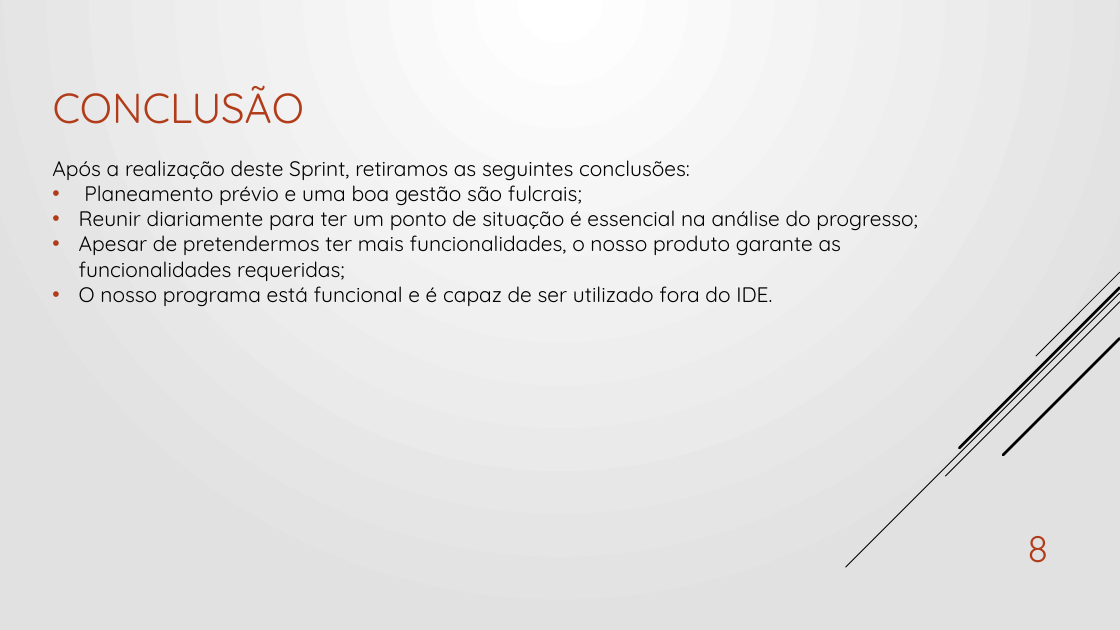
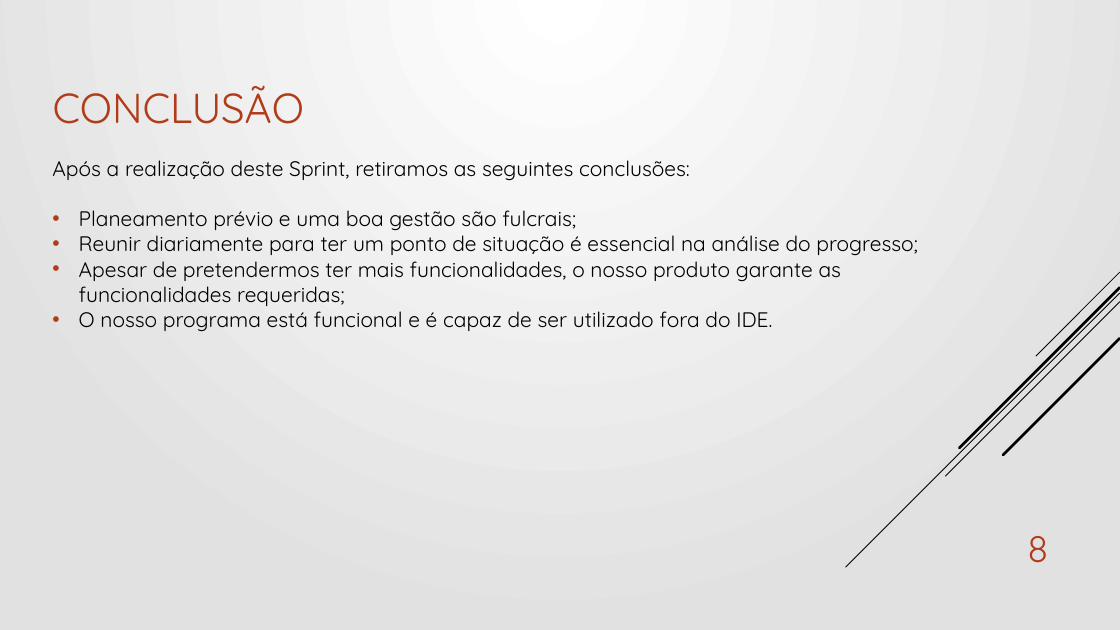
Before and after one commit to bealira18/Helpdesk-aService, a slide deck: slide 8 of Docs/Sprint B/Apresentação SprintB.pptx. Drawn at 1120x630 pixels with LibreOffice and Linux fonts; fonts in the diff are those of the drawing. Boxes give left, top, right and bottom in pixels: in the first picture for what was removed or moved away, otherwise in the second. Text is boxed around its words. In the diff, an @@ line names an element or a change of style, - is before the commit and + after.

```diff
--- a/Docs/Sprint B/Apresentação SprintB.pptx
+++ b/Docs/Sprint B/Apresentação SprintB.pptx
@@ text "Após a realização deste Sprint, ..." rewrapped from [52, 160, 917, 307] to [52, 160, 917, 331] @@
```
Also in this commit, not shown: 11 other files.
